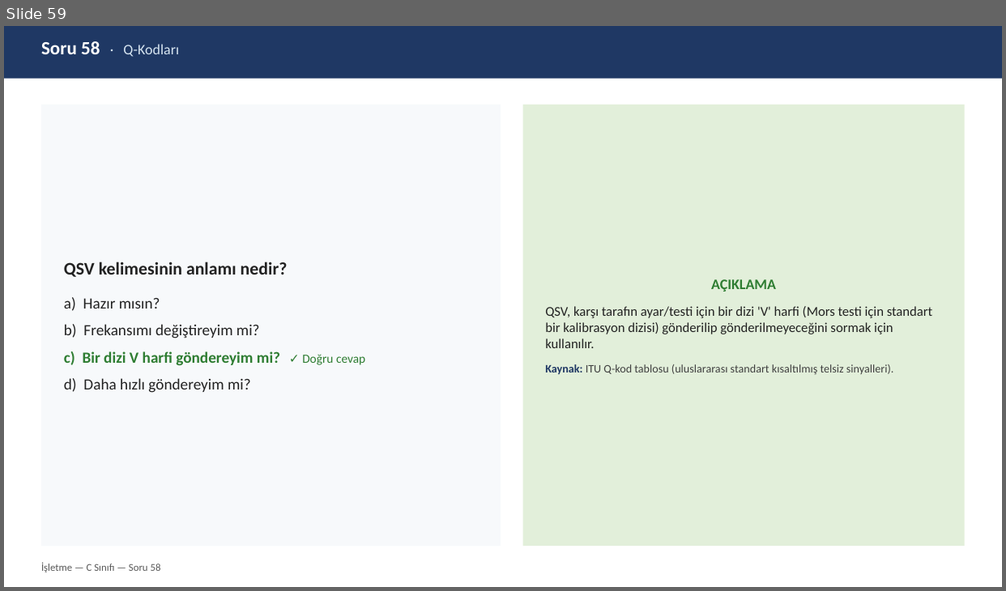
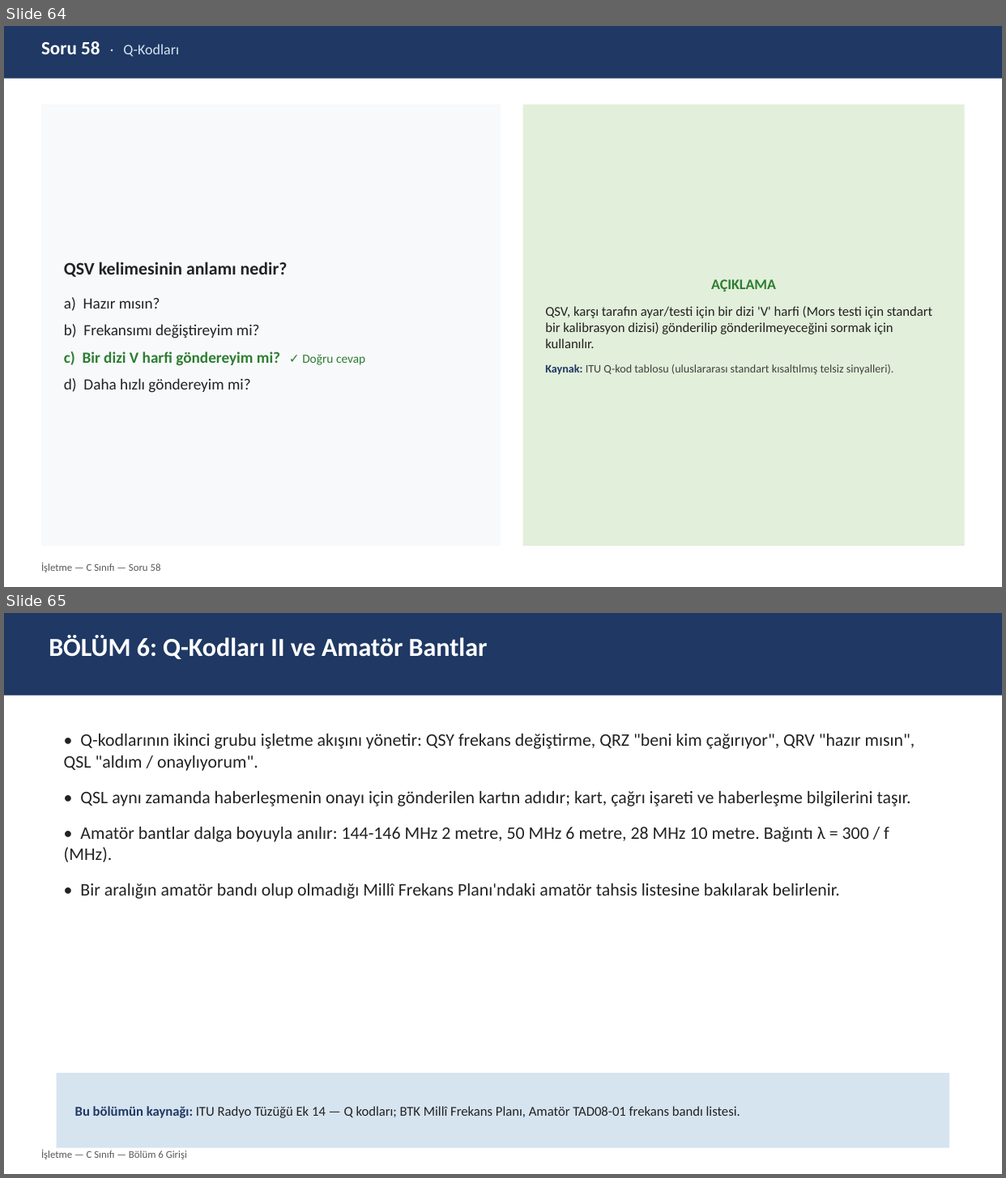
Before and after one commit to TA3HRJ/amator-telsiz-egitimi, a slide deck: Amator_Telsizcilik_C_Isletme_Sinav_Hazirlik_v1.0.pptx. Shown one above the other, each under a label of ours: slide 59 before the commit, slides 64 and 65 after it. The pictures are 1006x591 and 1006x1178 pixels, drawn with LibreOffice and Linux fonts; fonts in the diff are those of the drawing. Boxes give left, top, right and bottom in pixels: in the first picture for what was removed or moved away, otherwise in the second. Text is boxed around its words. In the diff, an @@ line names an element or a change of style, - is before the commit and + after.

```diff
--- a/Amator_Telsizcilik_C_Isletme_Sinav_Hazirlik_v1.0.pptx
+++ b/Amator_Telsizcilik_C_Isletme_Sinav_Hazirlik_v1.0.pptx
@@ slide 65 added at [4, 613, 1002, 1174], background #FFFFFF @@
@@ rectangle added at [4, 613, 1002, 696], fill #1F3864 @@
@@ text added at [49, 635, 488, 659], 25 pt, text #FFFFFF, bold @@
+BÖLÜM 6: Q-Kodları II ve Amatör Bantlar
@@ text added at [64, 734, 915, 899], 17 pt, text #222222 @@
+• Q-kodlarının ikinci grubu işletme akışını yönetir: QSY frekans değiştirme, QRZ "beni kim çağırıyor", QRV "hazır mısın", QSL "aldım / onaylıyorum".
+• QSL aynı zamanda haberleşmenin onayı için gönderilen kartın adıdır; kart, çağrı işareti ve haberleşme bilgilerini taşır.
+• Amatör bantlar dalga boyuyla anılır: 144-146 MHz 2 metre, 50 MHz 6 metre, 28 MHz 10 metre. Bağıntı λ = 300 / f (MHz).
+• Bir aralığın amatör bandı olup olmadığı Millî Frekans Planı'ndaki amatör tahsis listesine bakılarak belirlenir.
@@ rectangle added at [57, 1073, 949, 1148], fill #D6E4F0, 13 pt, text #222222 @@
+Bu bölümün kaynağı: ITU Radyo Tüzüğü Ek 14 — Q kodları; BTK Millî Frekans Planı, Amatör TAD08-01 frekans bandı listesi.
@@ text added at [41, 1149, 187, 1160], 10 pt, text #595959 @@
+İşletme — C Sınıfı — Bölüm 6 Girişi
@@ what was slide 59 is now slide 64 @@
```
Also in this commit, not shown: 7 other slides added, 5 other files.
